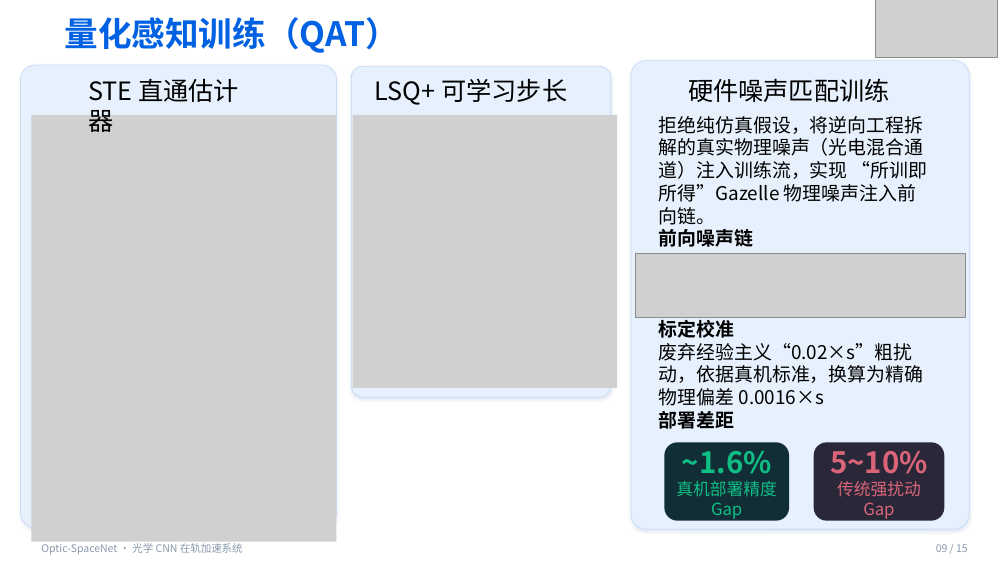
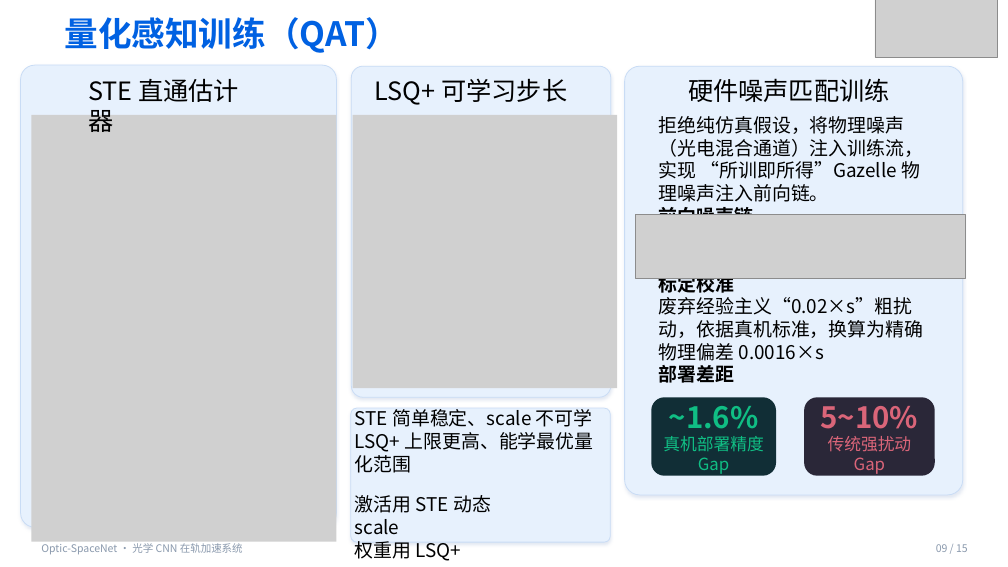
Before and after one commit to lhh010/Optic-SpaceNet-Final, a slide deck: slide 9 of 复赛文档/答辩ppt-CICC1003564-final.pptx. Drawn at 1008x567 pixels with LibreOffice and Linux fonts; fonts in the diff are those of the drawing; grey boxes stand for pictures. Boxes give left, top, right and bottom in pixels: in the first picture for what was removed or moved away, otherwise in the second. Text is boxed around its words. In the diff, an @@ line names an element or a change of style, - is before the commit and + after.

Commit message:
update ppt

```diff
--- a/复赛文档/答辩ppt-CICC1003564-final.pptx
+++ b/复赛文档/答辩ppt-CICC1003564-final.pptx
@@ rounded rectangle: place and size @@
-rounded rectangle at bbox=[631, 60, 969, 529]
+rounded rectangle at bbox=[625, 67, 963, 495]
@@ text at bbox=[659, 116, 924, 202]: text changed @@
-拒绝纯仿真假设，将逆向工程拆解的真实物理噪声（光电混合通道）注入训练流，实现 “所训即所得”Gazelle 物理噪声注入前向链。
+拒绝纯仿真假设，将物理噪声（光电混合通道）注入训练流，实现 “所训即所得”Gazelle 物理噪声注入前向链。
@@ picture: place and size @@
-picture at bbox=[635, 254, 965, 318]
+picture at bbox=[635, 215, 965, 278]
@@ rounded rectangle added at bbox=[351, 408, 610, 542], fill #E7F1FD, outline #C9DCF5 0.75 pt @@
@@ text added at bbox=[355, 409, 594, 473], 18 pt, text #000000 @@
+STE 简单稳定、scale 不可学
+LSQ+ 上限更高、能学最优量化范围
@@ rounded rectangle "~1.6%": place and size @@
-rounded rectangle "~1.6%" at bbox=[665, 442, 789, 521]
+rounded rectangle "~1.6%" at bbox=[652, 398, 777, 476]
@@ rounded rectangle "5~10%": place and size @@
-rounded rectangle "5~10%" at bbox=[814, 442, 944, 521]
+rounded rectangle "5~10%" at bbox=[805, 398, 935, 476]
@@ text added at bbox=[355, 495, 491, 561], 18 pt, text #000000 @@
+激活用 STE 动态 scale
+权重用 LSQ+
```
Also in this commit, not shown: 3 other slides changed, 1 other file.
